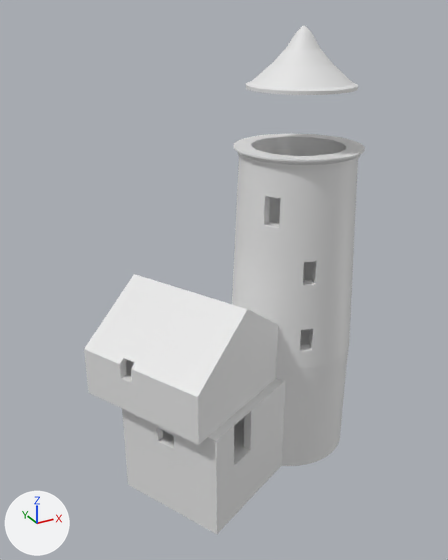
The glTF model LightingTheStorm/Assets/Models/lighthouse/shell/lighthouse_shell_v1.glb as it was, and as the next commit left it.
The view is the same before and after, from a camera (50 mm lens) standing at (-19.0, -35.1, 26.1) and looking at (-2.3, -4.6, 10.9). The axes (+X, +Y, +Z) are drawn at lower left. The lights are the same throughout. The older version comes first. Vertices at exactly the same position are counted once.

In view in the first picture: 'Shell'.
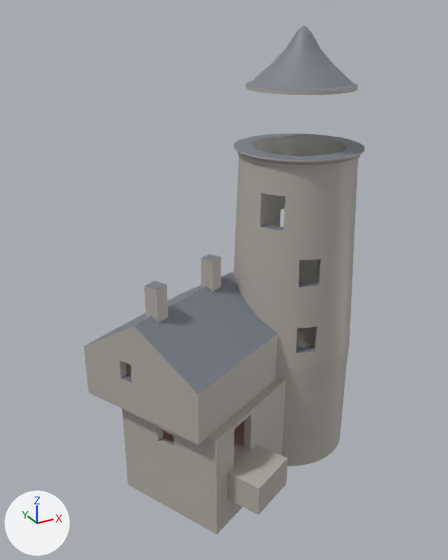
Scene script edits in JSON lines:
```json
{"op": "add", "block": "mat_shell_stone", "code": ["mat_shell_stone = principled_material('shell_stone')", "mat_shell_stone.base_color = (0.45, 0.42, 0.38)  # grey #b3ada6"]}
{"op": "add", "block": "mat_shell_plaster", "code": ["mat_shell_plaster = principled_material('shell_plaster')", "mat_shell_plaster.base_color = (0.55, 0.54, 0.5)  # light grey #c4c2bc"]}
{"op": "add", "block": "mat_shell_brick", "code": ["mat_shell_brick = principled_material('shell_brick')", "mat_shell_brick.base_color = (0.6, 0.35, 0.3)  # beige #cba095"]}
{"op": "add", "block": "mat_shell_roof", "code": ["mat_shell_roof = principled_material('shell_roof')", "mat_shell_roof.base_color = (0.2, 0.22, 0.26)  # grey #7c818b"]}
{"block": "me_tower_outer", "where": "# used by ob_shell; location = (0.0, 0.0, 0.0)"}
{"op": "remove", "block": "me_tower_outer", "code": "me_tower_outer.from_pydata(...)  # 8022 vertices, 16040 faces; spans x -10.6..7.7, y -10.1..2.0, z -3.0..25.2"}
{"op": "add", "block": "me_tower_outer", "code": "me_tower_outer.from_pydata(...)  # 7927 vertices, 15887 faces; spans x -10.6..7.7, y -11.7..2.0, z -3.0..25.2"}
{"block": "me_tower_outer", "change": "me_tower_outer part 1: 40 vertices moved from x -10.0..5.8, y -7.5..-0.1, z 5.2..15.2 to x -10.0..6.0, y -7.5..-0.1, z 5.2..15.2; 503 vertices removed from x -10.6..7.0, y -10.0..2.0, z 5.2..21.8; 317 vertices added at x -10.6..6.1, y -10.0..2.0, z 5.2..16.2"}
{"block": "me_tower_outer", "change": "me_tower_outer part 2: 2 vertices moved from x -5.2..-1.2, y -5.2..-3.4, z 1.0 to x -3.5..-1.9, y -4.8..-2.9, z 1.0; 17 vertices removed from x -5.2..1.0, y -9.4..-1.8, z 0.8..3.9; 108 vertices added at x -4.9..-1.0, y -11.7..-2.9, z -1.0..3.7"}
{"block": "me_tower_outer", "change": "me_tower_outer part 3: 6663 faces spanning x -10.6..7.7, y -10.1..2.0, z -3.0..22.0 switch from no material to mat_shell_stone (grey #b3ada6)"}
{"block": "me_tower_outer", "change": "me_tower_outer part 4: 5970 faces spanning x -10.0..6.9, y -9.5..1.3, z 0.0..25.0 switch from no material to mat_shell_plaster (light grey #c4c2bc)"}
{"block": "me_tower_outer", "change": "me_tower_outer part 5: 113 faces spanning x -8.3..6.5, y -9.5..-0.4, z -2.0..1.0 switch from no material to mat_shell_brick (beige #cba095)"}
{"block": "me_tower_outer", "change": "me_tower_outer part 6: 1398 faces spanning x -9.3..7.5, y -7.6..0.9, z 6.1..25.2 switch from no material to mat_shell_roof (grey #7c818b)"}
```

Boxes [x1, y1, x2, y2] around the edits, measured in the pictures (448 x 560 px; the box of a moved part takes in the faces that stretch with it):
```json
{"part": 1, "of": "me_tower_outer", "change": "moved or reshaped", "before": [84, 134, 360, 426], "after": [84, 192, 323, 426]}
{"part": 2, "of": "me_tower_outer", "change": "built on", "before": [163, 381, 285, 534], "after": [163, 381, 288, 534]}
{"part": 3, "of": "me_tower_outer", "change": "recoloured", "before": [87, 85, 365, 534], "after": [87, 85, 365, 534], "on screen": "white to grey"}
{"part": 4, "of": "me_tower_outer", "change": "recoloured", "before": [251, 137, 346, 345], "after": [251, 137, 346, 345]}
{"part": 5, "of": "me_tower_outer", "change": "recoloured", "before": [166, 438, 244, 447], "after": [166, 438, 244, 447]}
{"part": 6, "of": "me_tower_outer", "change": "recoloured", "before": [122, 26, 365, 383], "after": [122, 26, 365, 383]}
```
